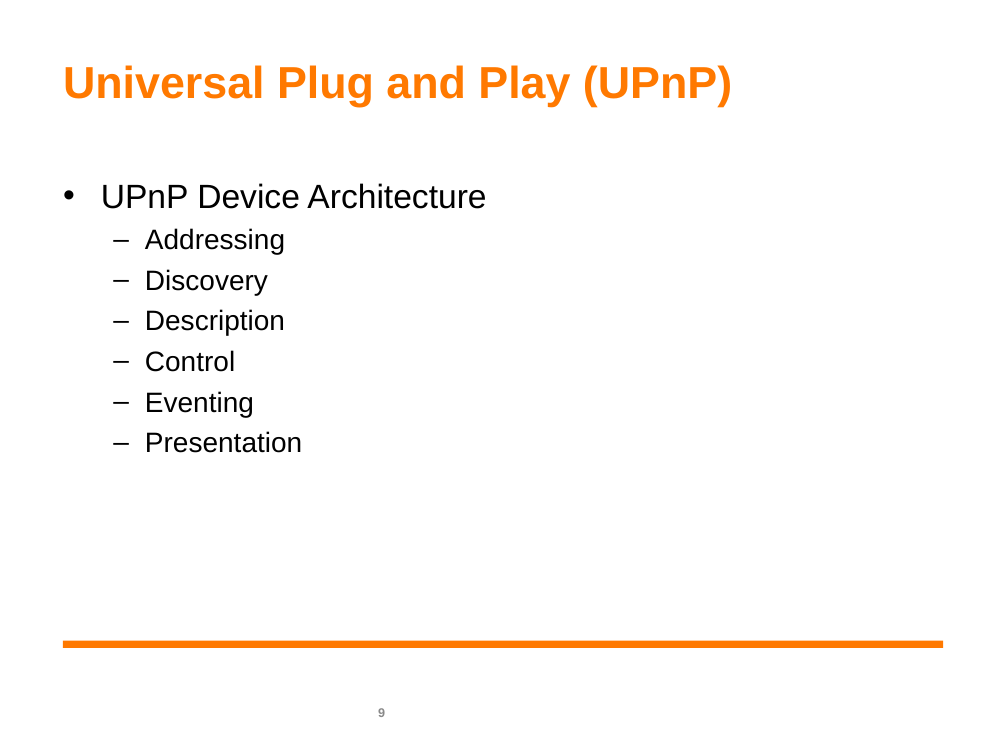
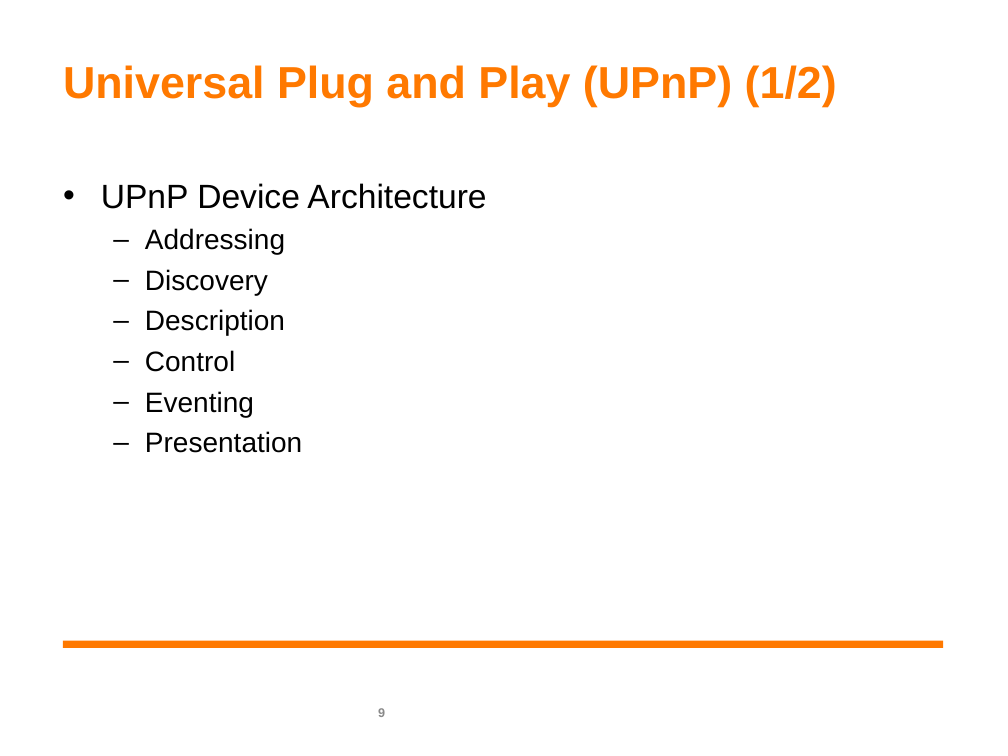
Before and after one commit to pengdev/home-networking, a slide deck: slide 9 of liu_120515.ppt. Drawn at 1008x756 pixels with LibreOffice and Linux fonts; fonts in the diff are those of the drawing; background and template pictures are left out. Boxes give left, top, right and bottom in pixels: in the first picture for what was removed or moved away, otherwise in the second. Text is boxed around its words. In the diff, an @@ line names an element or a change of style, - is before the commit and + after.

```diff
--- a/liu_120515.ppt
+++ b/liu_120515.ppt
@@ title at (x1=63, y1=65, x2=837, y2=107): text changed @@
-Universal Plug and Play (UPnP)
+Universal Plug and Play (UPnP) (1/2)
```
Also in this commit, not shown: 13 other slides changed, 1 slide added, 1 other file.
